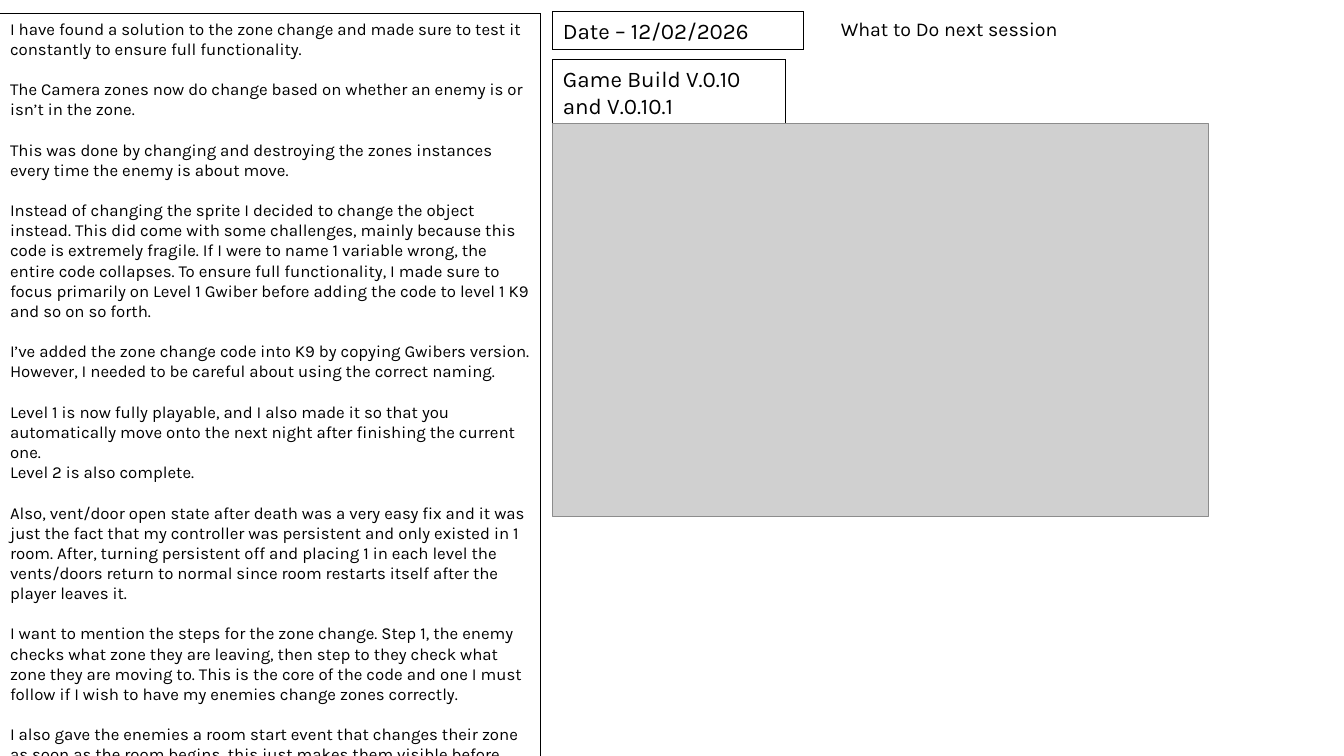
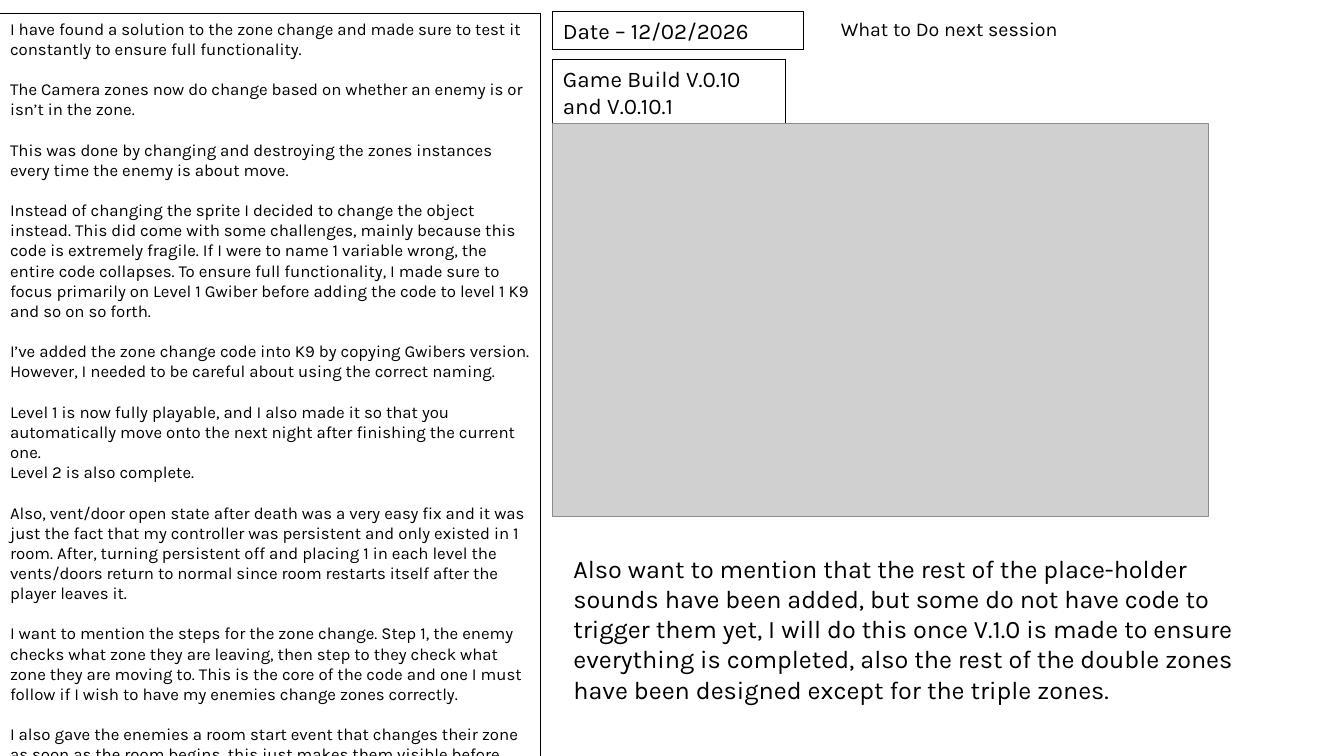
Before and after one commit to QuotedTrain5221/Critical-Failure-3, a slide deck: slide 34 of Logs/Development Log and Alpha Testing.pptx. Drawn at 1344x756 pixels with LibreOffice and Linux fonts; fonts in the diff are those of the drawing; grey boxes stand for pictures. Boxes give left, top, right and bottom in pixels: in the first picture for what was removed or moved away, otherwise in the second. Text is boxed around its words. In the diff, an @@ line names an element or a change of style, - is before the commit and + after.

```diff
--- a/Logs/Development Log and Alpha Testing.pptx
+++ b/Logs/Development Log and Alpha Testing.pptx
@@ text added at <box>573,560,1232,705</box>, 18 pt, text #000000 @@
+Also want to mention that the rest of the place-holder sounds have been added, but some do not have code to trigger them yet, I will do this once V.1.0 is made to ensure everything is completed, also the rest of the double zones have been designed except for the triple zones.
```
Also in this commit, not shown: 5 other slides changed, 27 slides added.
